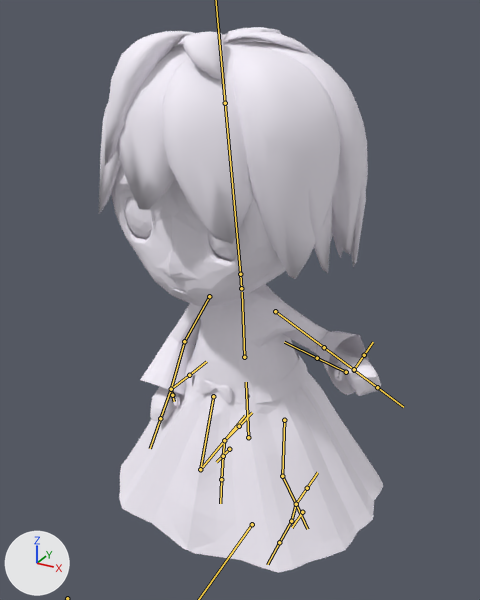
An edit to the FBX model Assets/media/girl.fbx, drawn before and after from the same camera.
Camera for both pictures: a camera (50 mm lens) standing at (0.84, -1.549, 1.68) and looking at (-0.017, 0.007, 0.902). Lighting does not change. The marker at lower left points along +X, +Y and +Z. Both versions are drawn at frame 11 of the action 'RunForward'; the numbers are the values there. The bones that bend it are drawn over the model as lines.
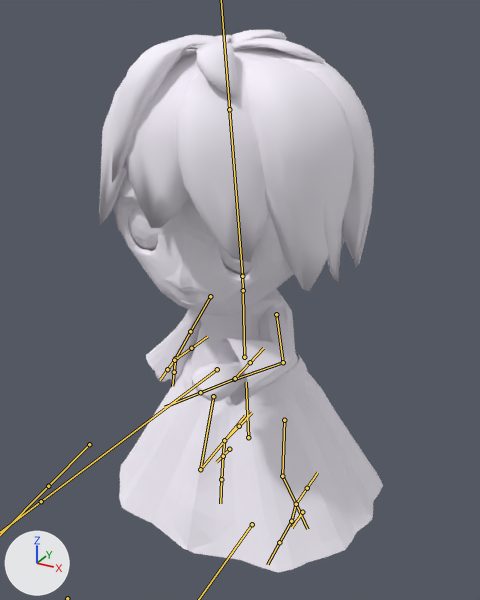
Changed parts and their boxes [x1, y1, x2, y2] in the pictures (480 x 600 px):
'Cube', posed
    before: [111, 42, 383, 573]
    after: [113, 48, 383, 573]
'Cube.001', posed
    before: [99, 27, 368, 279]
    after: [99, 30, 374, 291]
bone 'UpperTorso', root to tip
    before: (244, 357) to (242, 292)
    after: (244, 357) to (243, 293)
bone 'Head', root to tip
    before: (240, 274) to (225, 103)
    after: (242, 276) to (229, 109)
bone 'UpperArm.L', root to tip
    before: (275, 311) to (324, 347)
    after: (276, 314) to (283, 362)
bone 'LowerArm.L', root to tip
    before: (324, 347) to (354, 370)
    after: (283, 362) to (234, 379)
bone 'UpperArm.R', root to tip
    before: (209, 296) to (184, 341)
    after: (210, 296) to (190, 331)
bone 'LowerArm.R', root to tip
    before: (184, 341) to (171, 389)
    after: (190, 331) to (175, 358)
bone 'Hand.R', root to tip
    before: (171, 389) to (160, 418)
    after: (175, 358) to (167, 369)

What the commit changed:
Bone 'UpperTorso' (bone_uppertorso) turns from (0, 0, 0) to (2, 0, -2) degrees about its own x, y and z.
Bone 'Head' (bone_head) turns from (0, -6, 0) to (-2, -1, 1) degrees about its own x, y and z.
Bone 'UpperArm.L' (bone_upperarm_l) turns from (-21, -51, 30) to (0, -4, -64) degrees about its own x, y and z.
Bone 'LowerArm.L' (bone_lowerarm_l) turns from (-20, -12, -61) to (-19, -10, -56) degrees about its own x, y and z.
Bone 'UpperArm.R' (bone_upperarm_r) turns from (-37, 17, 6) to (-32, 4, -2) degrees about its own x, y and z.
Bone 'LowerArm.R' (bone_lowerarm_r) turns from (-23, 4, 18) to (4, 0, -3) degrees about its own x, y and z.
Bone 'Hand.R' (bone_hand_r) turns from (0, -9, 2) to (0, 0, 0) degrees about its own x, y and z.
